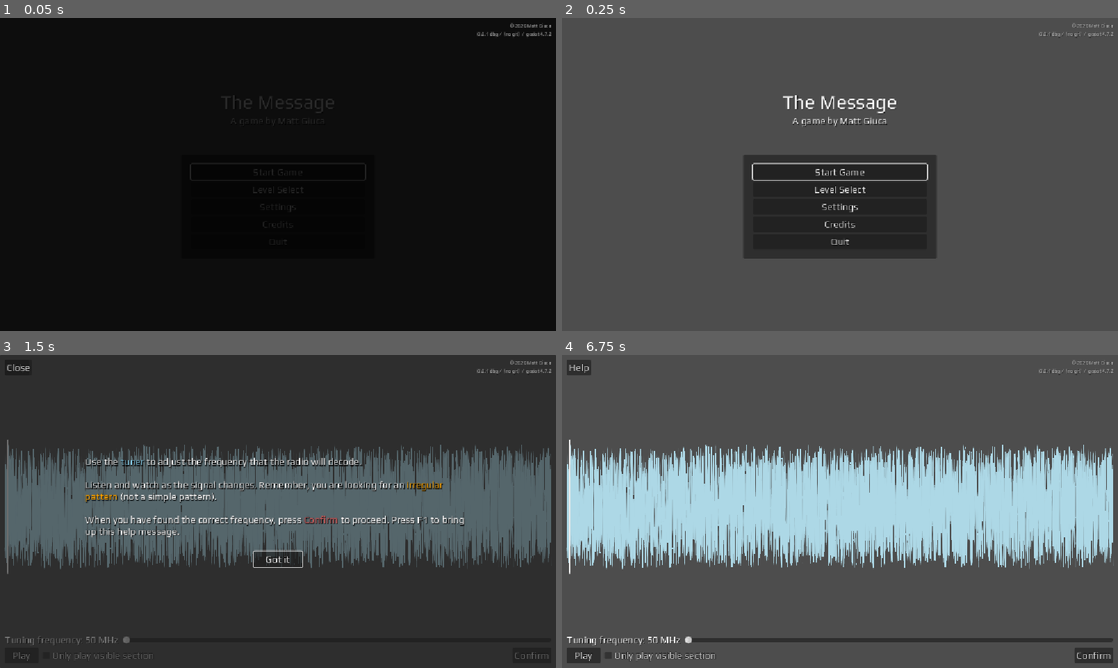
Above: before the commit, frames 1-4 (two rows, left to right).
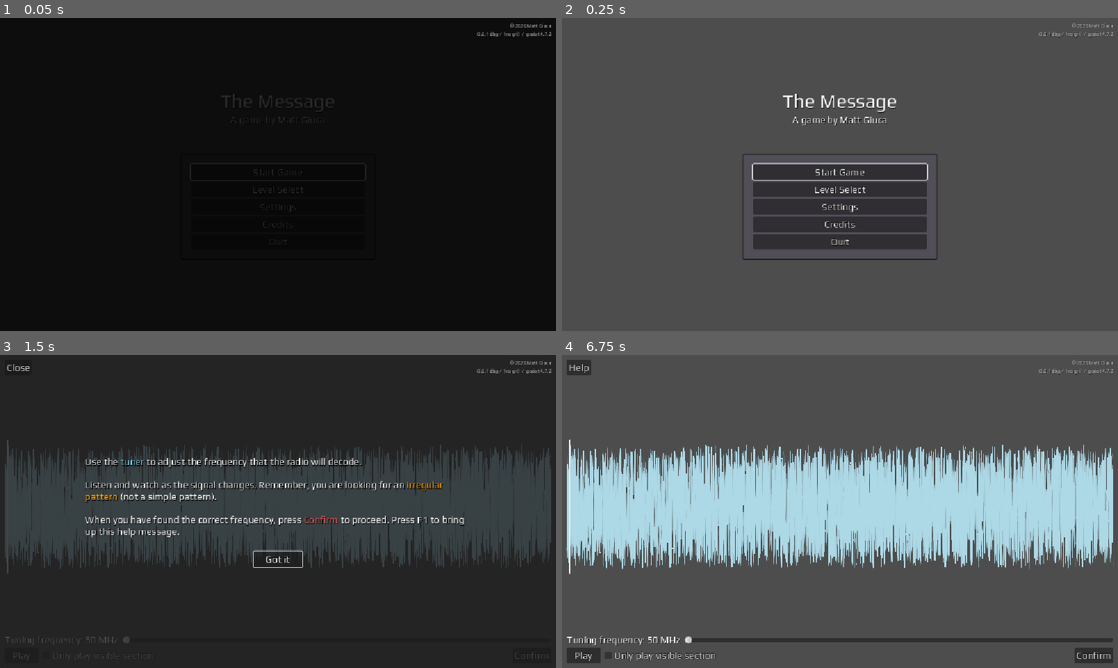
Above: after the commit, the same moments.

Repository: mgiuca/message-game
Game: Godot game, scene res://scenes/main.tscn
The game is run twice, just before and just after one commit, with the same random seed, the same clock (stepped at 60 frames per second) and the same inputs.
Inputs:
- Up to frame 1 (0.05 s): no input
- Up to frame 2 (0.25 s): no input
- Up to frame 3 (1.5 s): click "Start Game" at 0.5 s; click "OK" at 1.25 s
- Up to frame 4 (6.75 s): click "Play" at 2 s; click "Play" at 2.75 s; click "Only play visible section" at 3.5 s; click "Only play visible section" at 4.25 s; click "Confirm" at 5 s; click "Confirm" at 5.75 s; click "Got it" at 6.5 s

The runs differ from the first frame. In frame 1, less than 0.1% of the frame differs, in the area x 39-60%, y 24-34%; in frame 2, 4.4%; in frame 3, 26%, in the area x 0-100%, y 27-98%; in frame 4, nothing differs.

Commit message:
Theme: Darken panel backgrounds.
Nicely style PanelContainer.

Diff:
--- a/themes/ui.tres
+++ b/themes/ui.tres
@@ -2,6 +2,30 @@
 
 [ext_resource type="FontFile" uid="uid://47357r878fb3" path="res://fonts/Play-Regular.ttf" id="1_hfqwl"]
 [ext_resource type="FontFile" uid="uid://c8r4dwqupym5e" path="res://fonts/Play-Bold.ttf" id="1_uhgh2"]
+
+[sub_resource type="StyleBoxFlat" id="StyleBoxFlat_bhwv2"]
+content_margin_left = 0.0
+content_margin_top = 0.0
+content_margin_right = 0.0
+content_margin_bottom = 0.0
+bg_color = Color(0.101960786, 0.101960786, 0.101960786, 0.79607844)
+corner_radius_top_left = 3
+corner_radius_top_right = 3
+corner_radius_bottom_right = 3
+corner_radius_bottom_left = 3
+corner_detail = 5
+
+[sub_resource type="StyleBoxFlat" id="StyleBoxFlat_h6ia1"]
+bg_color = Color(0.31764707, 0.30588236, 0.34117648, 1)
+border_width_left = 2
+border_width_top = 2
+border_width_right = 2
+border_width_bottom = 2
+border_color = Color(0.13319638, 0.13319641, 0.1331963, 1)
+corner_radius_top_left = 3
+corner_radius_top_right = 3
+corner_radius_bottom_right = 3
+corner_radius_bottom_left = 3
 
 [resource]
 default_font = ExtResource("1_hfqwl")
@@ -13,6 +37,8 @@
 MarginContainer/constants/margin_left = 10
 MarginContainer/constants/margin_right = 10
 MarginContainer/constants/margin_top = 10
+Panel/styles/panel = SubResource("StyleBoxFlat_bhwv2")
+PanelContainer/styles/panel = SubResource("StyleBoxFlat_h6ia1")
 RichTextLabel/colors/font_shadow_color = Color(0, 0, 0, 0.71)
 RichTextLabel/constants/shadow_outline_size = 3
 RichTextLabel/fonts/bold_font = ExtResource("1_uhgh2")
